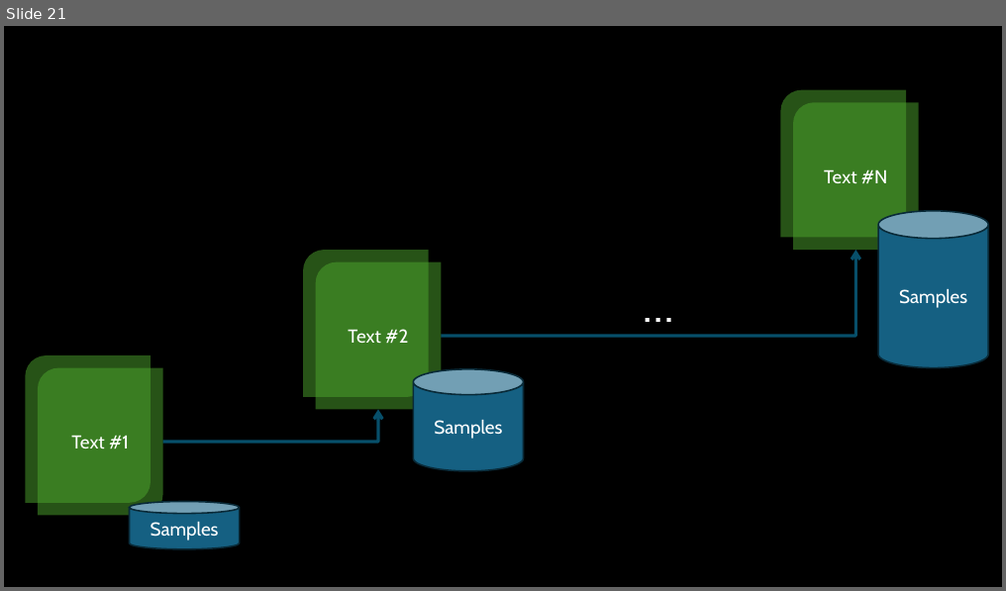
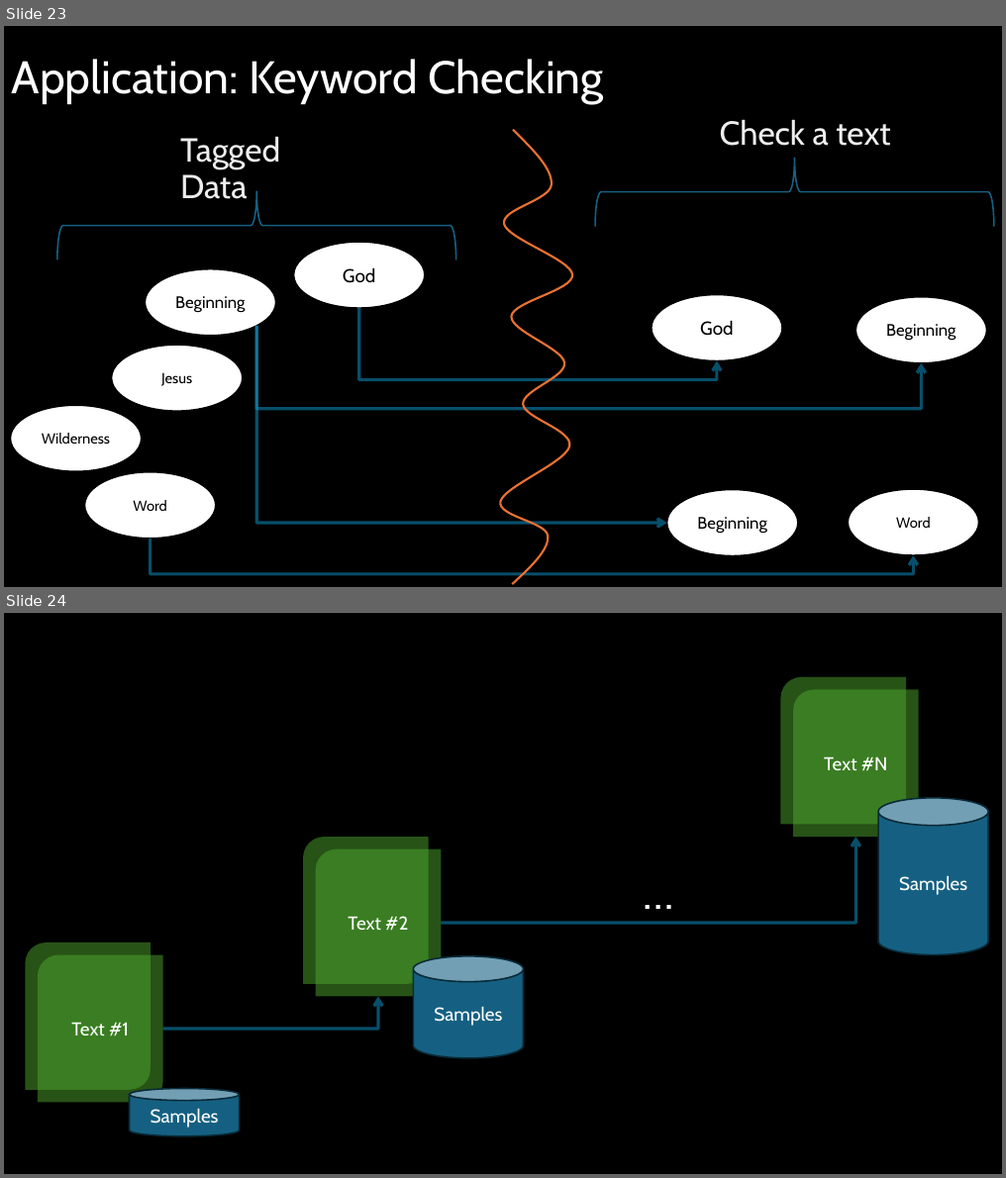
Before and after one commit to PENNET-dev/hackathon-uW-2024, a slide deck: Hackathon Presentation.pptx. Shown one above the other, each under a label of ours: slide 21 before the commit, slides 23 and 24 after it. The pictures are 1006x591 and 1006x1178 pixels, drawn with LibreOffice and Linux fonts; fonts in the diff are those of the drawing. Boxes give left, top, right and bottom in pixels: in the first picture for what was removed or moved away, otherwise in the second. Text is boxed around its words. In the diff, an @@ line names an element or a change of style, - is before the commit and + after.

```diff
--- a/Hackathon Presentation.pptx
+++ b/Hackathon Presentation.pptx
@@ slide 23 added at (4, 26, 1002, 587), background #000000 @@
@@ title added at (12, 59, 603, 104), 44 pt, text #FFFFFF @@
+Application: Keyword Checking
@@ text added at (180, 136, 280, 199), 32 pt, text #EEEEEE @@
+Tagged Data
@@ freeform shape added at (500, 129, 572, 584), outline #E97132 2 pt @@
@@ text added at (720, 119, 891, 146), 32 pt, text #EEEEEE @@
+Check a text
@@ left brace added at (595, 158, 994, 226), outline #156082 1.5 pt @@
@@ left brace added at (56, 191, 455, 260), outline #156082 1.5 pt @@
@@ ellipse added at (294, 242, 425, 308), fill #FFFFFF, outline #000000 1.5 pt, 18 pt, text #000000 @@
+God
@@ rounded rectangle added at (655, 243, 994, 309), outline #000000 2.25 pt @@
@@ ellipse added at (145, 270, 275, 336), fill #FFFFFF, outline #000000 1.5 pt, 16 pt, text #000000 @@
+Beginning
@@ elbow arrow added from (359, 308) to (717, 362), #0F9ED5 3 pt @@
@@ ellipse added at (651, 294, 782, 362), fill #FFFFFF, outline #000000 1.5 pt, 18 pt, text #000000 @@
+God
@@ ellipse added at (856, 297, 987, 364), fill #FFFFFF, outline #000000 1.5 pt, 16 pt, text #000000 @@
+Beginning
@@ ellipse added at (112, 345, 243, 411), fill #FFFFFF, outline #000000 1.5 pt, 14 pt, text #000000 @@
+Jesus
@@ elbow arrow added from (257, 326) to (921, 364), #0F9ED5 3 pt @@
@@ elbow arrow added from (257, 326) to (667, 523), #0F9ED5 3 pt @@
@@ ellipse added at (10, 405, 141, 472), fill #FFFFFF, outline #000000 1.5 pt, 14 pt, text #000000 @@
+Wilderness
@@ rounded rectangle added at (655, 432, 994, 498), outline #000000 2.25 pt @@
@@ ellipse added at (85, 472, 216, 539), fill #FFFFFF, outline #000000 1.5 pt, 14 pt, text #000000 @@
+Word
@@ ellipse added at (667, 490, 798, 557), fill #FFFFFF, outline #000000 1.5 pt, 16 pt, text #000000 @@
+Beginning
@@ ellipse added at (847, 489, 979, 556), fill #FFFFFF, outline #000000 1.5 pt, 14 pt, text #000000 @@
+Word
@@ elbow arrow added from (150, 539) to (914, 556), #0F9ED5 3 pt @@
@@ what was slide 21 is now slide 24 @@
```
Also in this commit, not shown: 6 slides changed, 2 other slides added.
